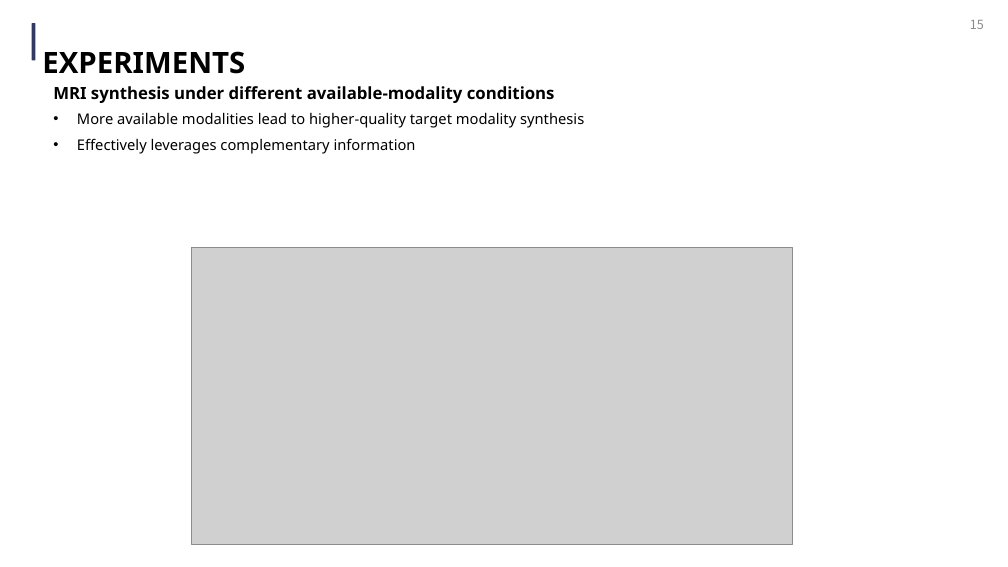
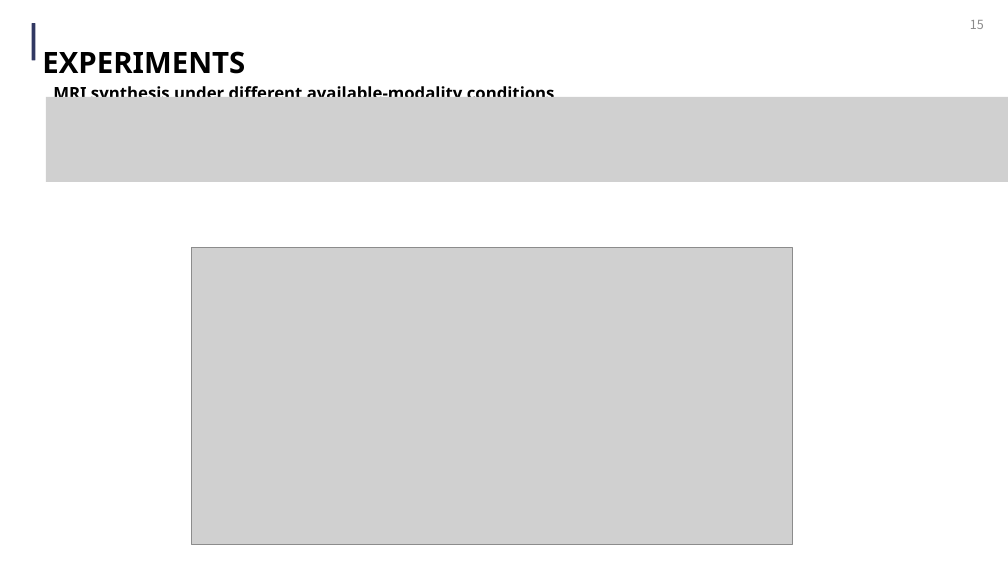
Before and after one commit to qkrwnstj306/Theory, a slide deck: slide 15 of PPT/misa-ldm.pptx. Drawn at 1008x567 pixels with LibreOffice and Linux fonts; fonts in the diff are those of the drawing; grey boxes stand for pictures. Boxes give left, top, right and bottom in pixels: in the first picture for what was removed or moved away, otherwise in the second. Text is boxed around its words. In the diff, an @@ line names an element or a change of style, - is before the commit and + after.

Commit message:
add

```diff
--- a/PPT/misa-ldm.pptx
+++ b/PPT/misa-ldm.pptx
@@ picture added at (46,97,1008,181) @@
@@ text removed at (77,112,584,154) @@
-• More available modalities lead to higher-quality target modality synthesis
-• Effectively leverages complementary information
```
Also in this commit, not shown: 2 other slides changed.
